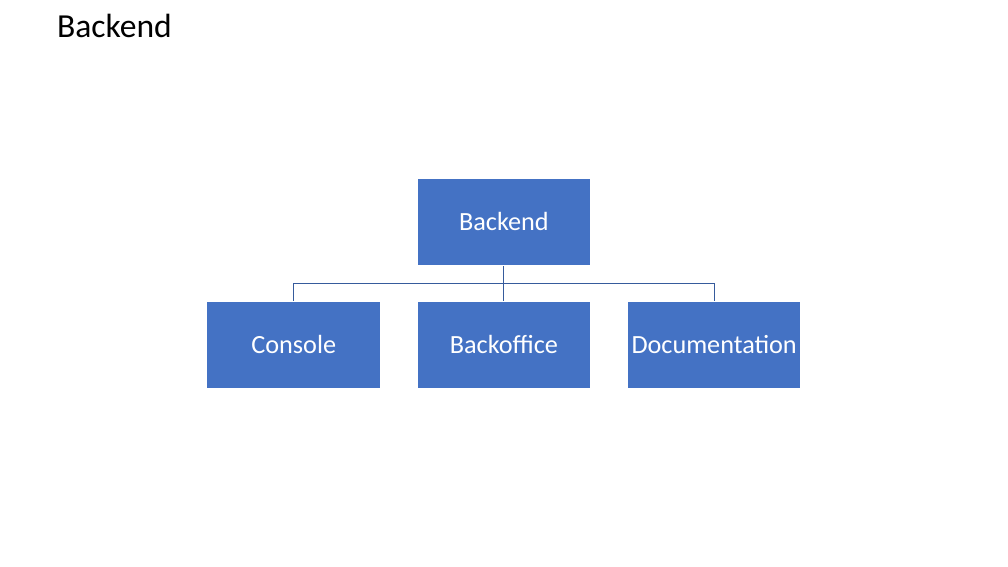
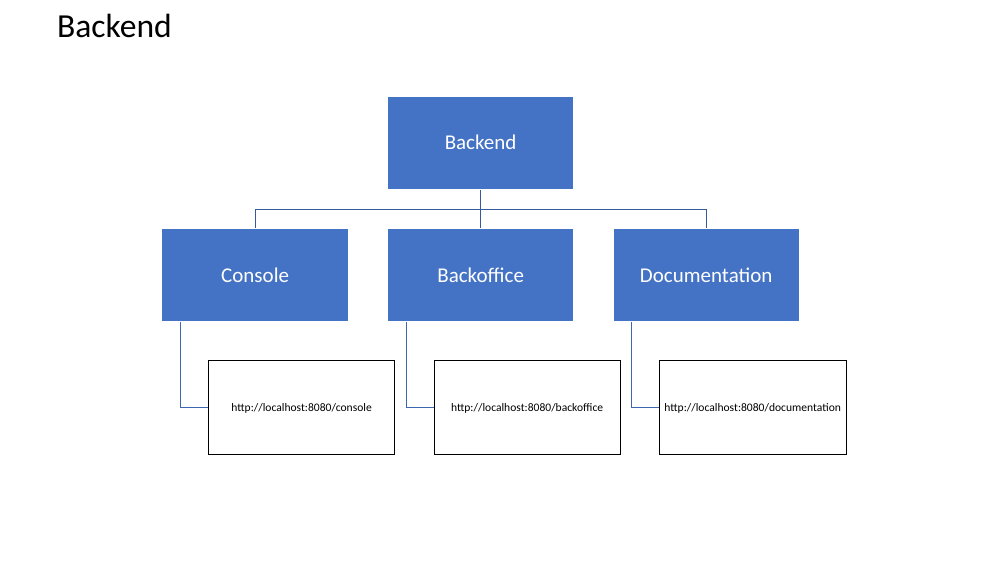
Before and after one commit to williamtanws/beanframework, a slide deck: slide 5 of Architecture.pptx (slide 3 before the commit). Drawn at 1008x567 pixels with LibreOffice and Linux fonts; fonts in the diff are those of the drawing. Boxes give left, top, right and bottom in pixels: in the first picture for what was removed or moved away, otherwise in the second. Text is boxed around its words. In the diff, an @@ line names an element or a change of style, - is before the commit and + after.

```diff
--- a/Architecture.pptx
+++ b/Architecture.pptx
@@ size 25 to 20 pt; less space between paragraphs in 4 elements at <box>640,267,773,282</box>, <box>437,267,524,282</box>, <box>221,267,289,282</box>, <box>445,134,517,149</box> @@
@@ text "Backend": place and size @@
-text "Backend" at <box>459,211,548,230</box>
+text "Backend" at <box>445,134,517,149</box>
@@ rectangle: place and size @@
-rectangle at <box>417,302,591,389</box>
+rectangle at <box>388,96,575,189</box>
@@ freeform shape: place and size @@
-freeform shape at <box>294,265,504,302</box>
+freeform shape at <box>255,190,480,229</box>
@@ freeform shape: place and size @@
-freeform shape at <box>501,265,508,302</box>
+freeform shape at <box>477,190,485,229</box>
@@ freeform shape: place and size @@
-freeform shape at <box>504,265,715,302</box>
+freeform shape at <box>481,190,706,229</box>
@@ text "Console": place and size @@
-text "Console" at <box>251,334,336,353</box>
+text "Console" at <box>221,267,289,282</box>
@@ rectangle: place and size @@
-rectangle at <box>207,302,381,389</box>
+rectangle at <box>162,228,349,321</box>
@@ text "Backoffice": place and size @@
-text "Backoffice" at <box>450,334,558,353</box>
+text "Backoffice" at <box>437,267,524,282</box>
@@ rectangle: place and size @@
-rectangle at <box>417,178,591,265</box>
+rectangle at <box>388,228,575,321</box>
@@ text "Documentation": place and size @@
-text "Documentation" at <box>632,335,797,353</box>
+text "Documentation" at <box>640,267,773,282</box>
@@ rectangle: place and size @@
-rectangle at <box>628,302,802,389</box>
+rectangle at <box>613,228,800,321</box>
@@ group added at <box>181,322,847,454</box>: 3 freeform shapes, 3 rectangles, 3 texts @@
+http://localhost:8080/console
+http://localhost:8080/backoffice
+http://localhost:8080/documentation
```
Also in this commit, not shown: 2 other slides changed, 2 slides added, 3 other files.
